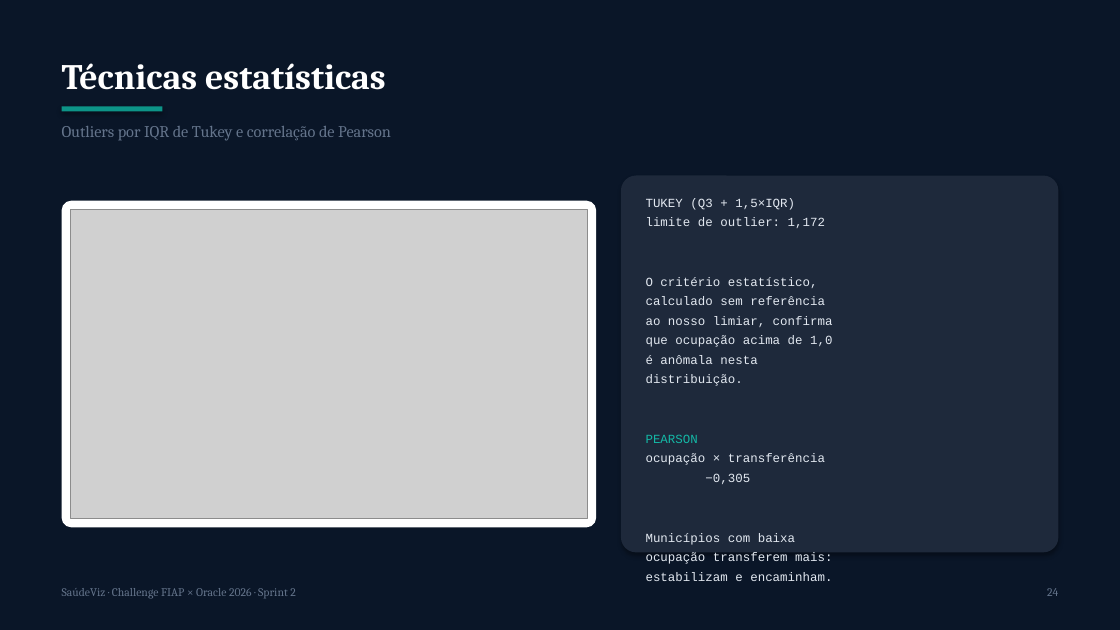
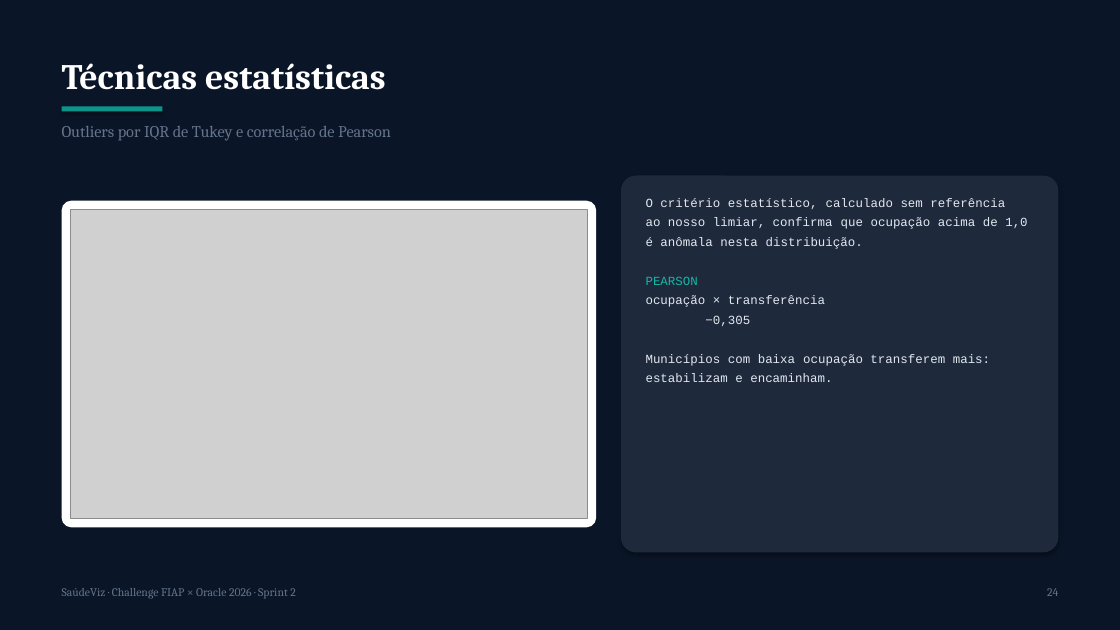
Before and after one commit to rm569173/saudeviz, a slide deck: slide 24 of EC_Sprint_2_1TSCO_EvidenciasConstrucao_SaudeViz_Lucas_Colen.pptx. Drawn at 1120x630 pixels with LibreOffice and Linux fonts; fonts in the diff are those of the drawing; grey boxes stand for pictures. Boxes give left, top, right and bottom in pixels: in the first picture for what was removed or moved away, otherwise in the second. Text is boxed around its words. In the diff, an @@ line names an element or a change of style, - is before the commit and + after.

```diff
--- a/EC_Sprint_2_1TSCO_EvidenciasConstrucao_SaudeViz_Lucas_Colen.pptx
+++ b/EC_Sprint_2_1TSCO_EvidenciasConstrucao_SaudeViz_Lucas_Colen.pptx
@@ text at bbox=[646, 198, 1027, 249]: text changed @@
-TUKEY (Q3 + 1,5×IQR)
-limite de outlier: 1,172
-O critério estatístico,
-calculado sem referência
-ao nosso limiar, confirma
-que ocupação acima de 1,0
-é anômala nesta
-distribuição.
+O critério estatístico, calculado sem referência
+ao nosso limiar, confirma que ocupação acima de 1,0
+é anômala nesta distribuição.
@@ text at bbox=[646, 354, 990, 366]: text changed @@
-Municípios com baixa
-ocupação transferem mais:
+Municípios com baixa ocupação transferem mais:
```
Also in this commit, not shown: 8 other slides changed, 1 slide added, 5 other files.
